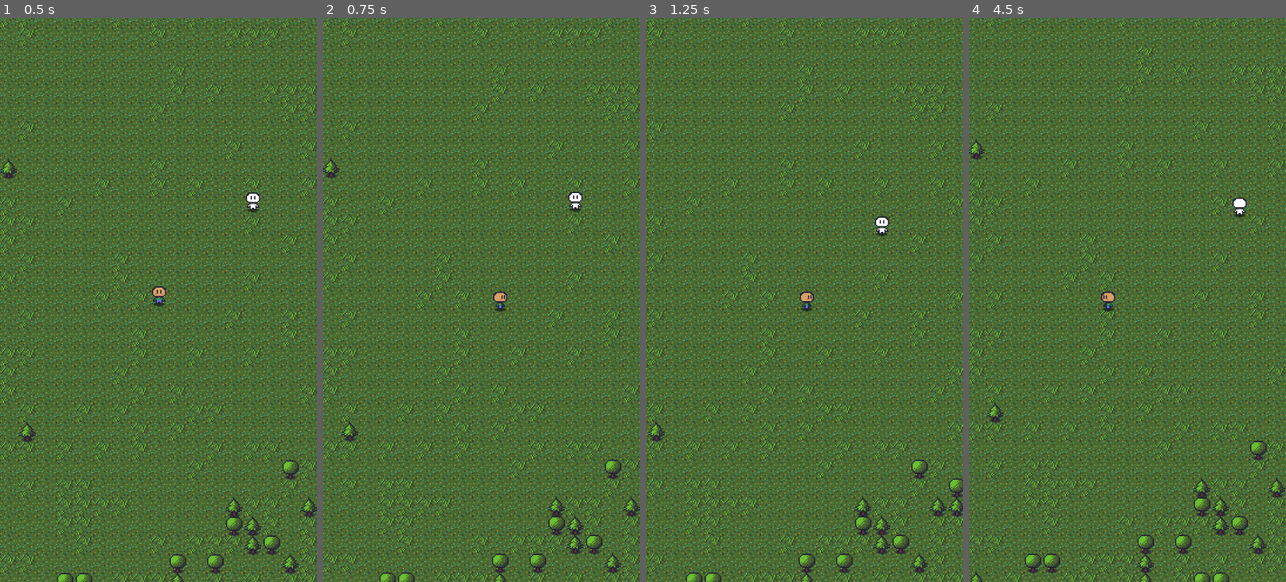
Above: before the commit, frames 1-4 (left to right).
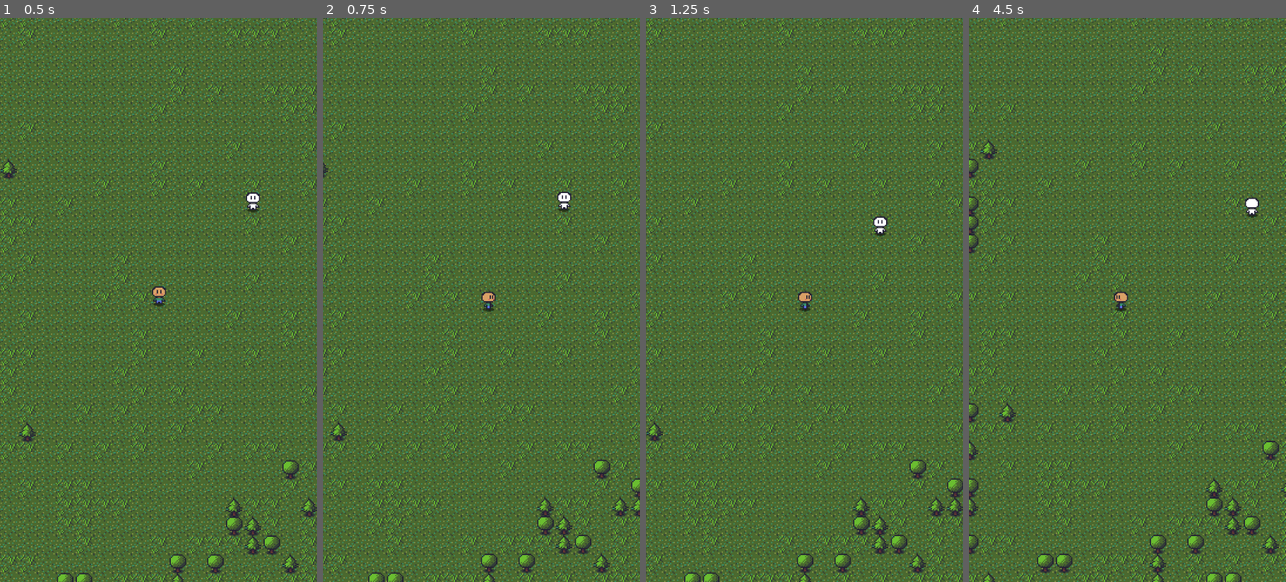
Above: after the commit, the same moments.

Repository: Eliasdbr/mobilesandbox
Game: Godot game, scene res://scenes/world.tscn
The game is run twice, just before and just after one commit, with the same random seed, the same clock (stepped at 60 frames per second) and the same inputs.
Inputs (mouse positions are in pixels of both pictures, inside the frame that each line leads up to):
- Up to frame 1 (0.5 s): no input
- Up to frame 2 (0.75 s): move the mouse to (551, 271) at 0.52 s; press the mouse at (551, 271) at 0.53 s; hold Right (action_right) from 0.53 s (still down)
- Up to frame 3 (1.25 s): keep holding Right (action_right)
- Up to frame 4 (4.5 s): move the mouse to (1064, 328) at 1.27 s; release Right (action_right) at 1.28 s; release the mouse at (1064, 328) at 1.28 s; hold Down (action_down) 1.28-2.03 s; click (1064, 328) at 1.35 s; move the mouse to (1159, 175) at 2.02 s; press the mouse at (1159, 175) at 2.03 s; hold Right (action_right) 2.03-2.78 s; move the mouse to (1111, 412) at 2.77 s; release the mouse at (1111, 412) at 2.78 s; hold Up (action_up) 2.78-3.53 s; click (1111, 412) at 2.85 s; move the mouse to (1222, 384) at 3.52 s; press the mouse at (1222, 384) at 3.53 s; hold Left (action_left) from 3.53 s (still down); move the mouse to (1032, 215) at 4.27 s; release the mouse at (1032, 215) at 4.28 s; click (1032, 215) at 4.35 s

Frame 1 is identical in both runs. In frame 2, 36% of the frame differs, in the area x 0-100%, y 0-100%; in frame 3, 38%; in frame 4, 39%.

Commit message:
Character movement fixed

Diff:
--- a/scenes/character.gd
+++ b/scenes/character.gd
@@ -65,11 +65,6 @@
 				moveFrom = moveTo
 				moveTo = newMoveTo
 			else:
-				# Updates the world's character pos
-				world.loadedCharacters.erase(tile_pos)
-				world.loadedCharacters[target_tile] = get_instance_id()
-				tile_pos = target_tile
-				position = tilemap.map_to_local(tile_pos)
 				sprite_anchor.global_position = position
 				isMoving = false
 
@@ -145,5 +140,12 @@
 		goBack = true
 		moveTo = moveTo - (dir*Tiles.GRID_SIZE/2)
 		target_tile = tile_pos
+	else:
+		# Updates the world's character pos
+		world.loadedCharacters.erase(tile_pos)
+		world.loadedCharacters[target_tile] = get_instance_id()
+		tile_pos = target_tile
+		position = tilemap.map_to_local(tile_pos)
+		sprite_anchor.global_position = moveFrom
 	# sprite_anchor.position = Vector2(moveFrom + moveTo) / 2
 	anim_ch1.play("Hop")
